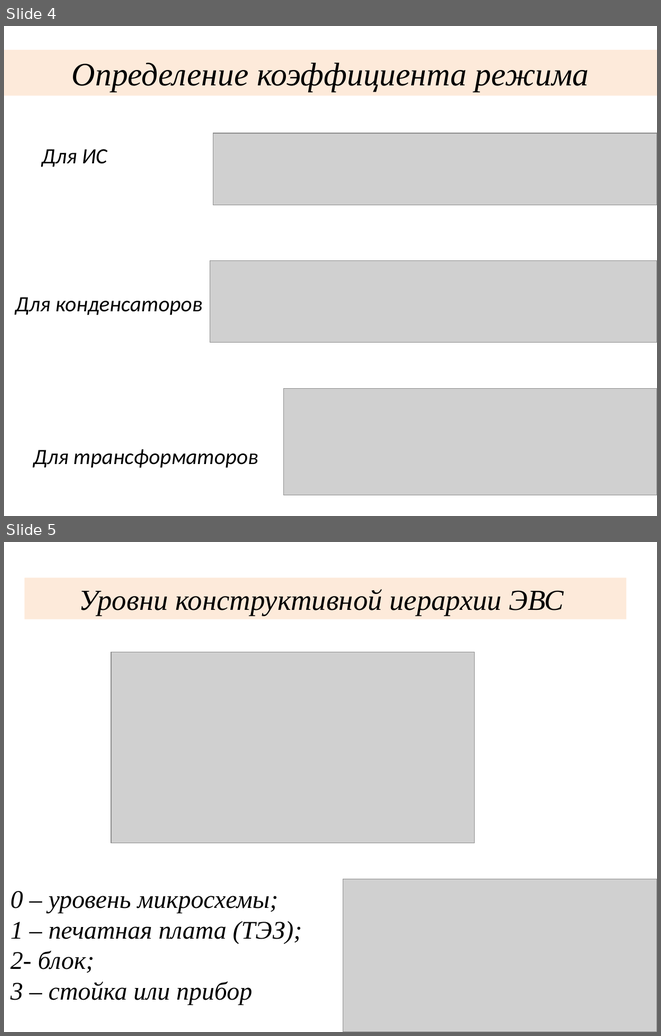
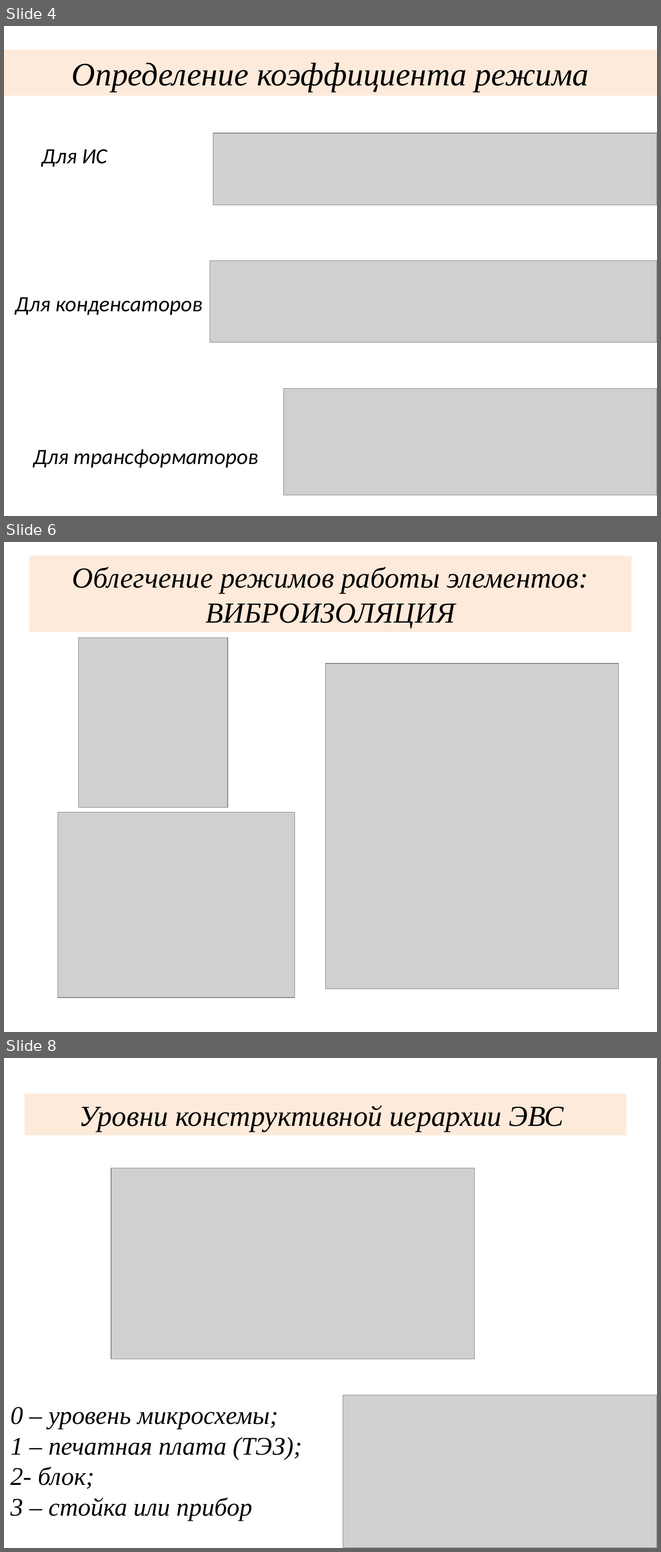
Before and after one commit to max41479/Diplom, a slide deck: Презентация Афанасьева.ppt. Shown one above the other, each under a label of ours: slides 4 and 5 before the commit, slides 4, 6 and 8 after it; the slides between them are not shown. The pictures are 661x1036 and 661x1552 pixels, drawn with LibreOffice and Linux fonts; fonts in the diff are those of the drawing; grey boxes stand for pictures. Boxes give left, top, right and bottom in pixels: in the first picture for what was removed or moved away, otherwise in the second. Text is boxed around its words. In the diff, an @@ line names an element or a change of style, - is before the commit and + after.

```diff
--- a/Презентация Афанасьева.ppt
+++ b/Презентация Афанасьева.ppt
@@ slide 6 added at bbox=[4, 542, 657, 1032], background #FFFFFF @@
@@ rectangle added at bbox=[29, 556, 632, 632], fill #FDEADA, 32 pt, text #000000, italic @@
+Облегчение режимов работы элементов: ВИБРОИЗОЛЯЦИЯ
@@ picture added at bbox=[78, 637, 227, 807] @@
@@ picture added at bbox=[325, 663, 618, 989] @@
@@ picture added at bbox=[58, 812, 294, 998] @@
@@ what was slide 5 is now slide 8 @@
```
Also in this commit, not shown: 2 slides changed, 3 other slides added, 1 slide removed, 1 other file.
